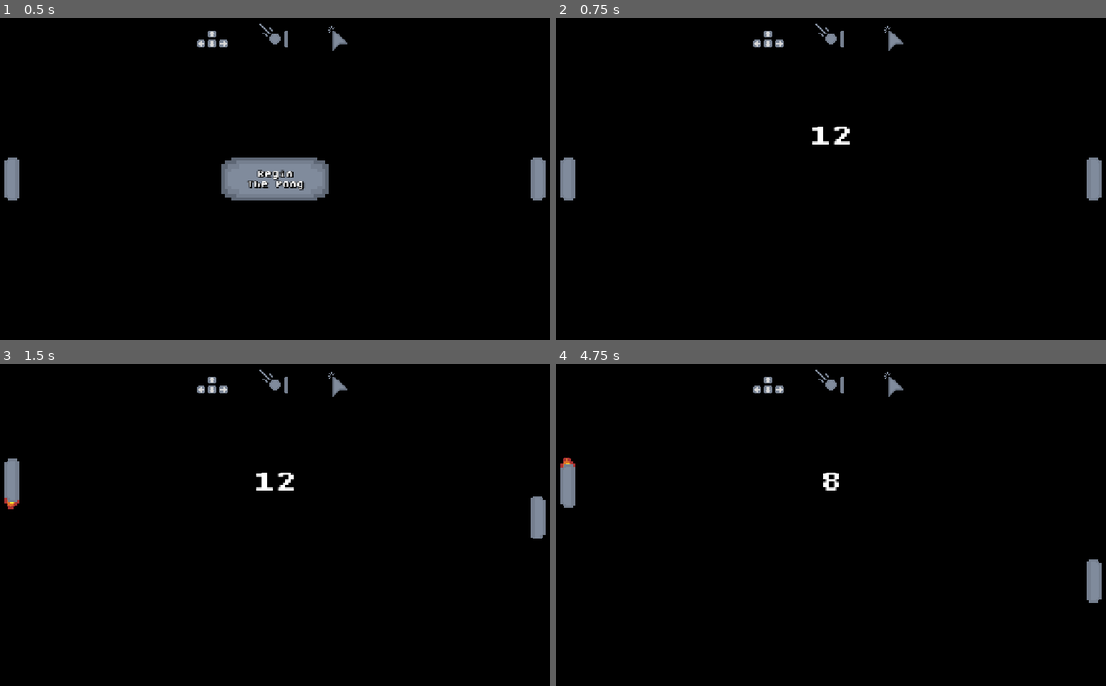
Above: before the commit, frames 1-4 (two rows, left to right).
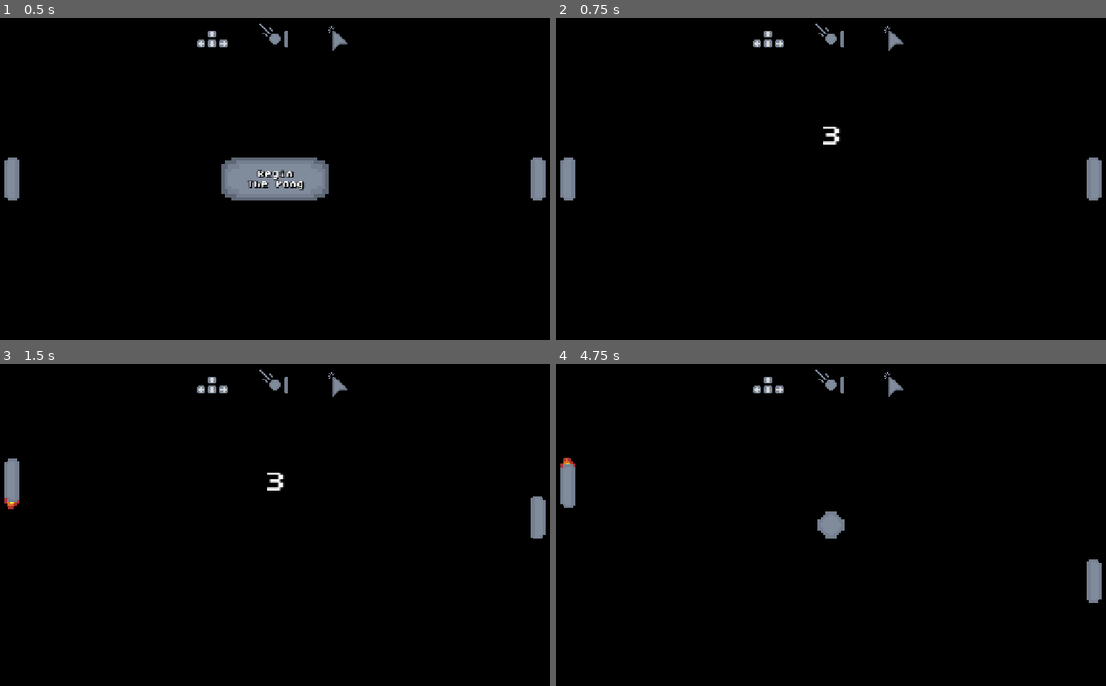
Above: after the commit, the same moments.

Repository: where-fore/pong
Game: Godot game, scene res://scenes/main.tscn
Two runs of this game, one before a commit and one after it. Both use one fixed random seed, a clock stepped at 60 frames per second and the inputs below.
Inputs (mouse positions are in pixels of both pictures, inside the frame that each line leads up to):
- Up to frame 1 (0.5 s): no input
- Up to frame 2 (0.75 s): click "Begin The Pong" at 0.5 s
- Up to frame 3 (1.5 s): tap Enter (start_game) at 1.25, 1.35 s; move the mouse to (401, 508) at 1.27 s; hold E (move_up) from 1.28 s (still down)
- Up to frame 4 (4.75 s): move the mouse to (715, 541) at 2.02 s; release E (move_up) at 2.03 s; hold S (move_down) 2.03-2.78 s; tap Enter (start_game) every 0.75 s from 2.1 to 4.35 s; move the mouse to (886, 454) at 2.77 s; hold E (move_up) 2.78-4.28 s; move the mouse to (803, 589) at 3.52 s; move the mouse to (1001, 573) at 4.27 s; hold S (move_down) from 4.28 s (still down)

Frame 1 is identical in both runs. In frame 2, 0.2% of the frame differs, in the area x 46-54%, y 33-40%; in frame 3, 0.2%; in frame 4, 0.4%, in the area x 47-53%, y 33-55%.

Commit message:
Update hud.gd

Diff:
--- a/project/scripts/hud.gd
+++ b/project/scripts/hud.gd
@@ -11,7 +11,7 @@
 var pulse_scale_factor = 1.75
 
 
-var startup_timer = 12 #countdown to start the game
+var startup_timer = 3 #countdown to start the game
 
 # Called when the node enters the scene tree for the first time.
 func _ready() -> void:
